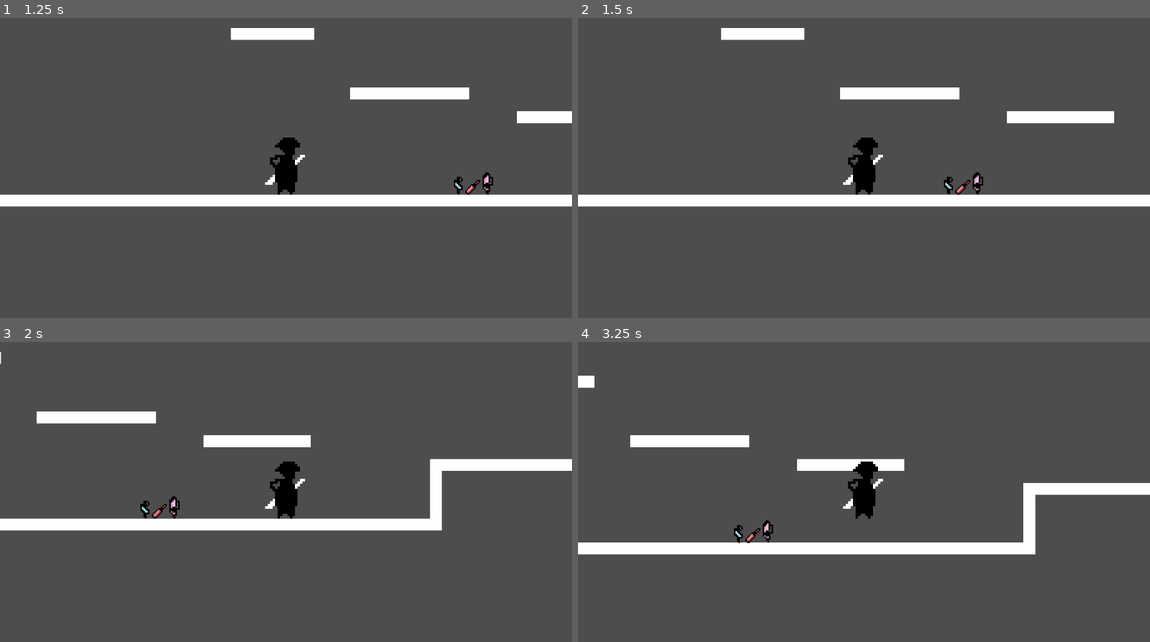
Above: before the commit, frames 1-4 (two rows, left to right).
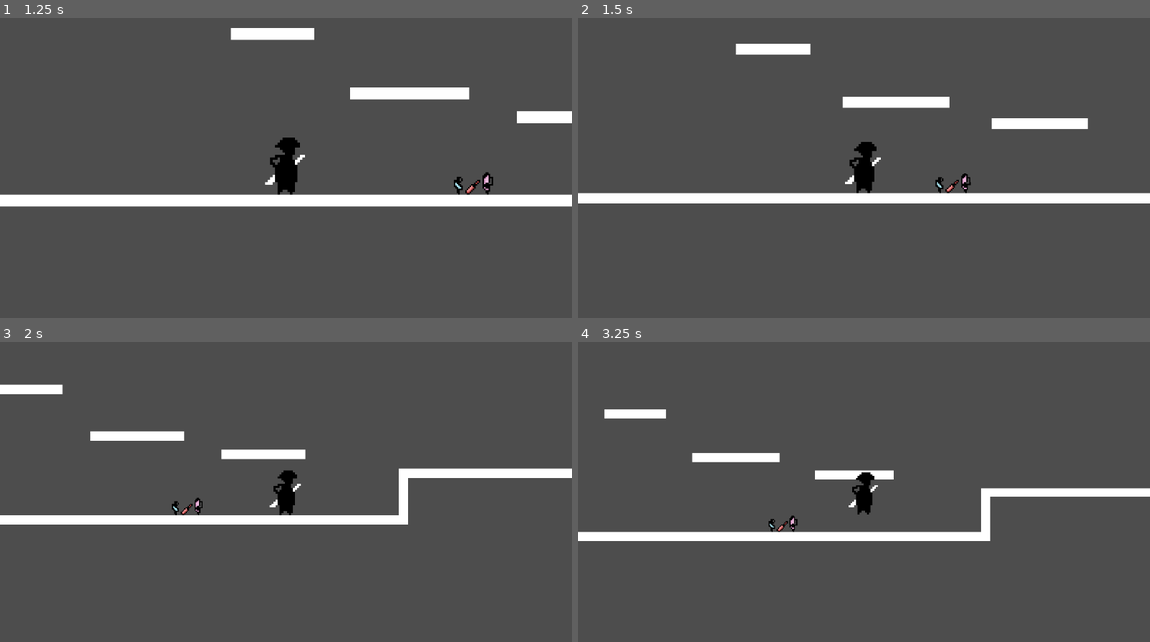
Above: after the commit, the same moments.

Repository: Glitch9wave/platformer-demo
Game: Godot game, scene res://scenes/main.tscn
Two runs of this game, one before a commit and one after it. Both use one fixed random seed, a clock stepped at 60 frames per second and the inputs below.
Inputs:
- Up to frame 1 (1.25 s): tap Enter (ui_accept) at 0.5, 0.77 s; hold Right (ui_right) from 0.53 s (still down); hold A (keycode_A) from 0.53 s (still down)
- Up to frame 2 (1.5 s): keep holding Right (ui_right); release A (keycode_A) at 1.28 s; tap D (keycode_D) at 1.35 s
- Up to frame 3 (2 s): keep holding Right (ui_right); tap Enter (ui_accept) at 1.52 s
- Up to frame 4 (3.25 s): release Right (ui_right) at 2.03 s; hold Left (ui_left) 2.03-2.78 s; hold A (keycode_A) 2.03-2.78 s; hold Right (ui_right) from 2.78 s (still down); tap D (keycode_D) at 2.85 s; tap Enter (ui_accept) at 3.02 s

Frame 1 is identical in both runs. In frame 2, 5.7% of the frame differs, in the area x 0-100%, y 3-64%; in frame 3, 8.3%; in frame 4, 10%, in the area x 0-100%, y 11-71%.

Commit message:
add some UI sprites

Diff:
--- a/project.godot
+++ b/project.godot
@@ -14,6 +14,10 @@
 run/main_scene="res://scenes/main.tscn"
 config/features=PackedStringArray("4.2", "Forward Plus")
 config/icon="res://sprites/icon.svg"
+
+[display]
+
+window/size/mode=3
 
 [dotnet]
 
--- a/scenes/main.tscn
+++ b/scenes/main.tscn
@@ -1,8 +1,9 @@
-[gd_scene load_steps=14 format=3 uid="uid://jvigis0uayoy"]
+[gd_scene load_steps=15 format=3 uid="uid://jvigis0uayoy"]
 
 [ext_resource type="Script" path="res://scripts/player.gd" id="2_vkuh5"]
 [ext_resource type="Texture2D" uid="uid://bw604kclkpbxg" path="res://sprites/p1question.png" id="3_c1d3h"]
 [ext_resource type="Texture2D" uid="uid://dt6x5wvs63l8s" path="res://sprites/cube.png" id="3_uti6k"]
+[ext_resource type="Script" path="res://scripts/camera.gd" id="4_13map"]
 [ext_resource type="Texture2D" uid="uid://c8rhja5w3klx8" path="res://sprites/sp_rpb14_BLUE.png" id="4_y2xob"]
 [ext_resource type="Texture2D" uid="uid://dyaiwnshjoryq" path="res://sprites/sp_rpb14_PINK.png" id="5_xaacd"]
 [ext_resource type="Texture2D" uid="uid://dndjukn4xyuok" path="res://sprites/sp_rpb14_RED.png" id="6_g42go"]
@@ -43,7 +44,7 @@
 tile_set = SubResource("TileSet_t71cx")
 format = 2
 layer_0/name = "platforms"
-layer_0/tile_data = PackedInt32Array(1769398, 0, 0, 1769445, …(18052 unchanged characters)… 52, 0, 0, -4391187, 0, 0, -4456722, 0, 0)
+layer_0/tile_data = PackedInt32Array(1769398, 0, 0, 1769445, …(18052 unchanged characters)… 52, 0, 0, -4391187, 0, 0, -4456722, 0, 0, -852263, 0, 0, -786728, 0, 0, -721193, 0, 0, -786729, 0, 0, -786727, 0, 0, -852262, 0, 0, -721192, 0, 0, -1048835, 0, 0, -1114371, 0, 0, -1179907, 0, 0, -1245443, 0, 0, -1245442, 0, 0, -1245441, 0, 0, -1245440, 0, 0, -1245439, 0, 0, -1179903, 0, 0, -1179902, 0, 0, -1114366, 0, 0, -1048830, 0, 0, -1179906, 0, 0, -1179905, 0, 0, -1179904, 0, 0, -1114370, 0, 0, -1114369, 0, 0, -1114368, 0, 0, -1114367, 0, 0, -1048834, 0, 0, -1048833, 0, 0, -1048832, 0, 0, -1048831, 0, 0)
 
 [node name="CharacterBody2D" type="CharacterBody2D" parent="."]
 position = Vector2(-1278, 650)
@@ -62,6 +63,7 @@
 
 [node name="Camera2D" type="Camera2D" parent="CharacterBody2D"]
 position_smoothing_speed = 1.0
+script = ExtResource("4_13map")
 
 [node name="rb_rpb14_BLUE" type="RigidBody2D" parent="."]
 position = Vector2(-902, 802)
Binary file added: sprites/Box_Blank_Rounded.png
Not shown, added: sprites/Box_Blank_Rounded.png.import
Binary file added: sprites/ButtonText_Blank_OnOffBackground.png
Not shown, added: sprites/ButtonText_Blank_OnOffBackground.png.import
Binary file added: sprites/PremadeButtons_XWhiteOutline.png
Not shown, added: sprites/PremadeButtons_XWhiteOutline.png.import
Binary file added: sprites/TextBox_Blank_Side.png
Not shown, added: sprites/TextBox_Blank_Side.png.import
